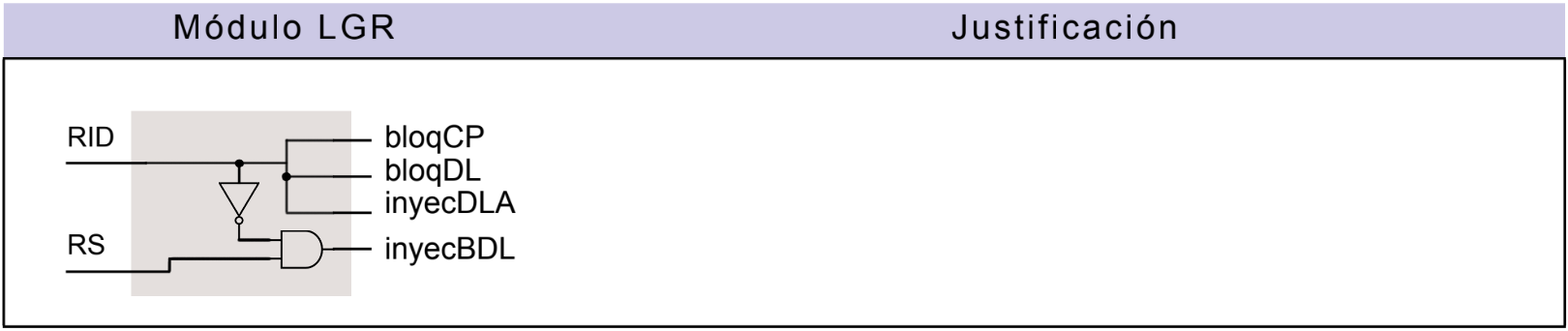
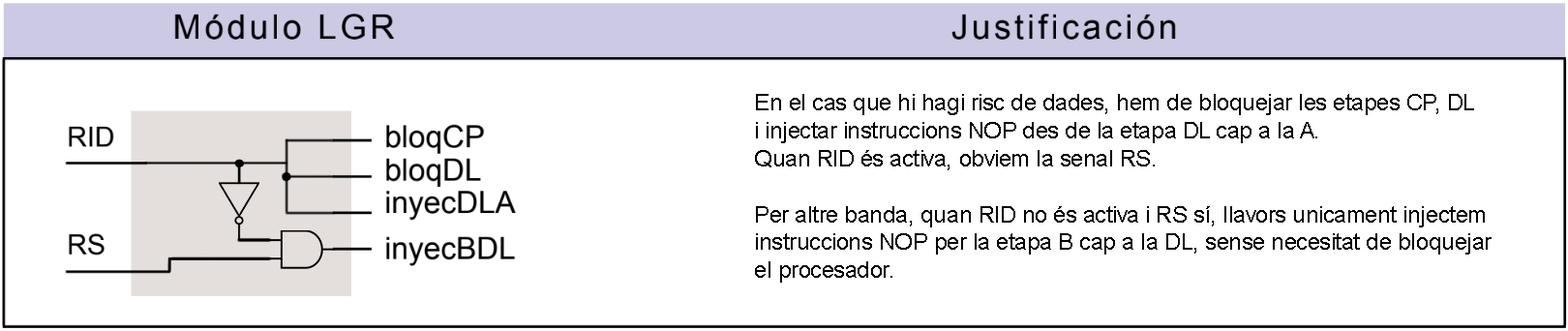
Layers edited between the first and the second w=1568, h=331 image:
added layer "En el cas que hi hagi risc de dades, hem de bloquejar les etape" above "Connexions" over (x1=754, y1=93, x2=1492, y2=283)
